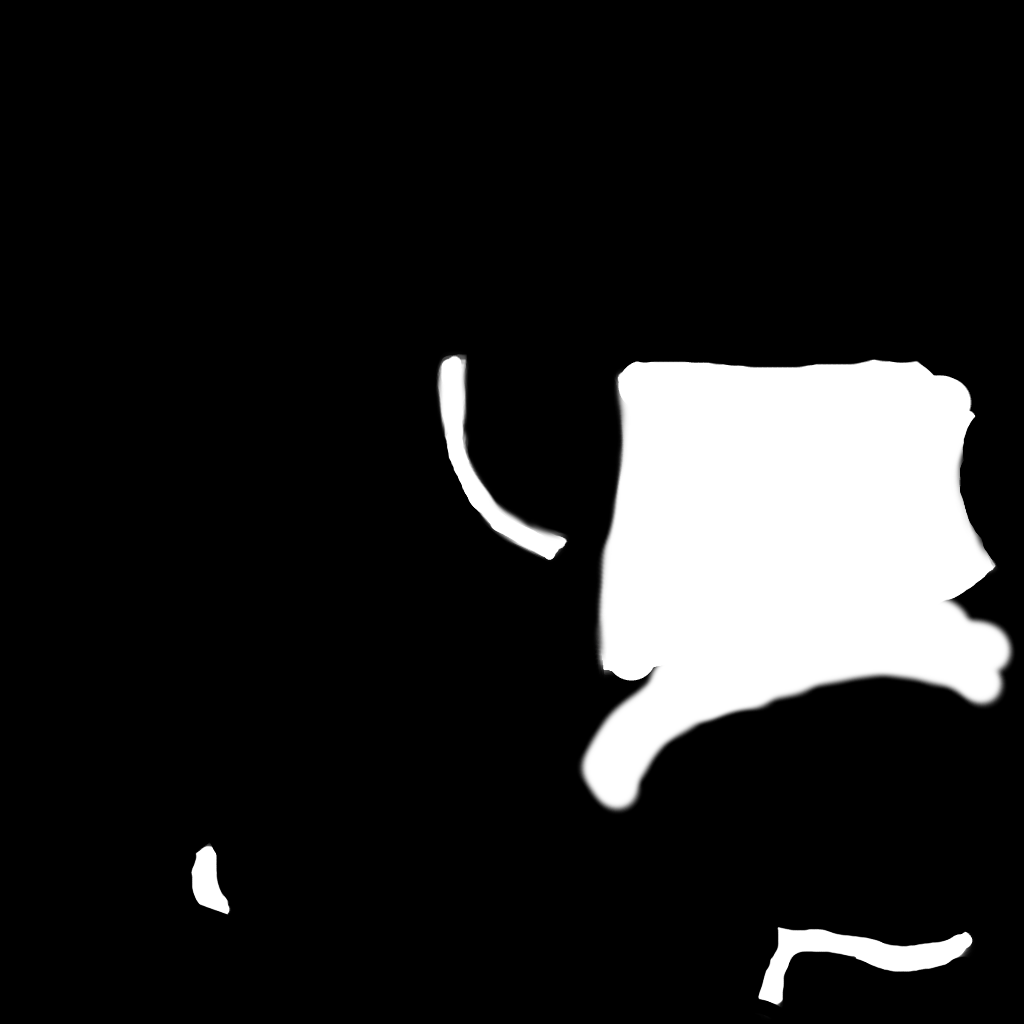
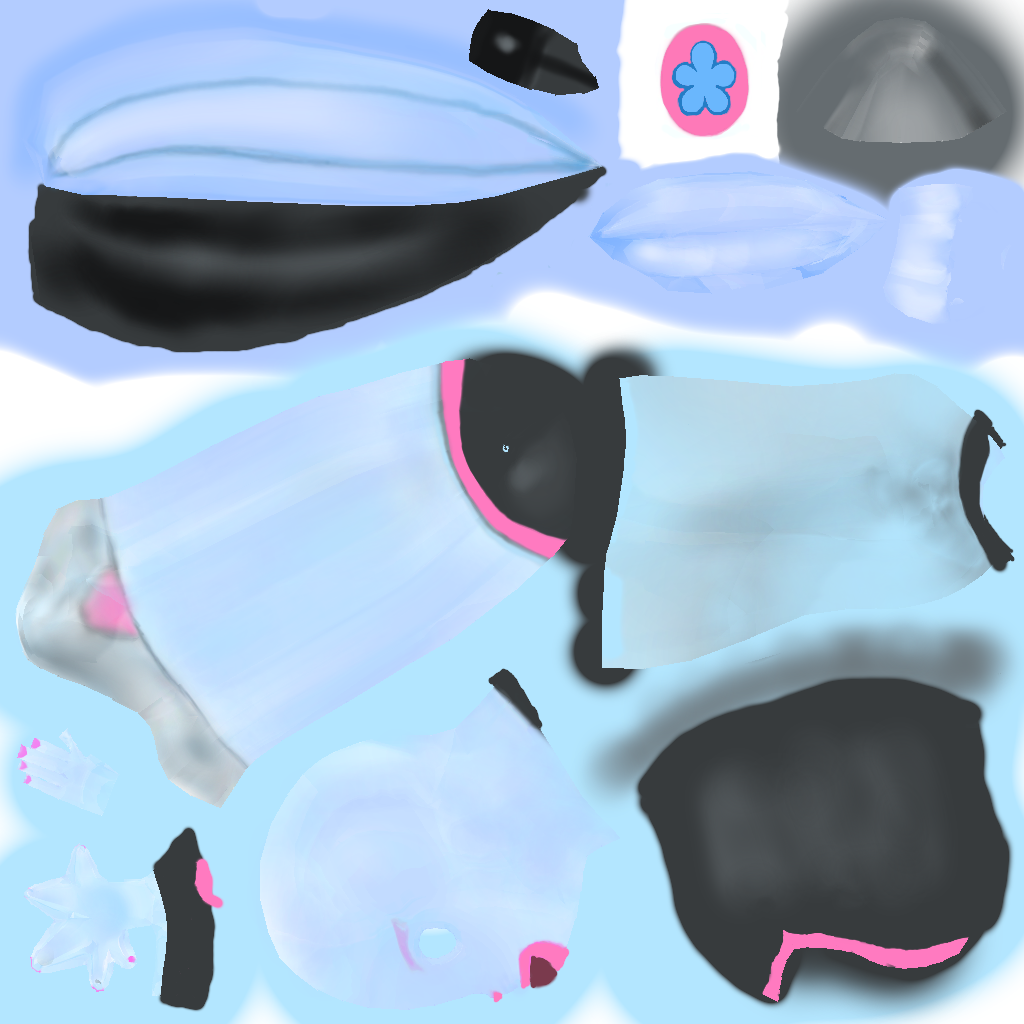
Comparing the layer stacks of the two (1024, 1024) images. Changes:
renamed "圖層" to "colorization_mask", hid it, painted on it over [0, 0, 1024, 1024]
showed "kiki.png" over [0, 0, 1024, 1024]
